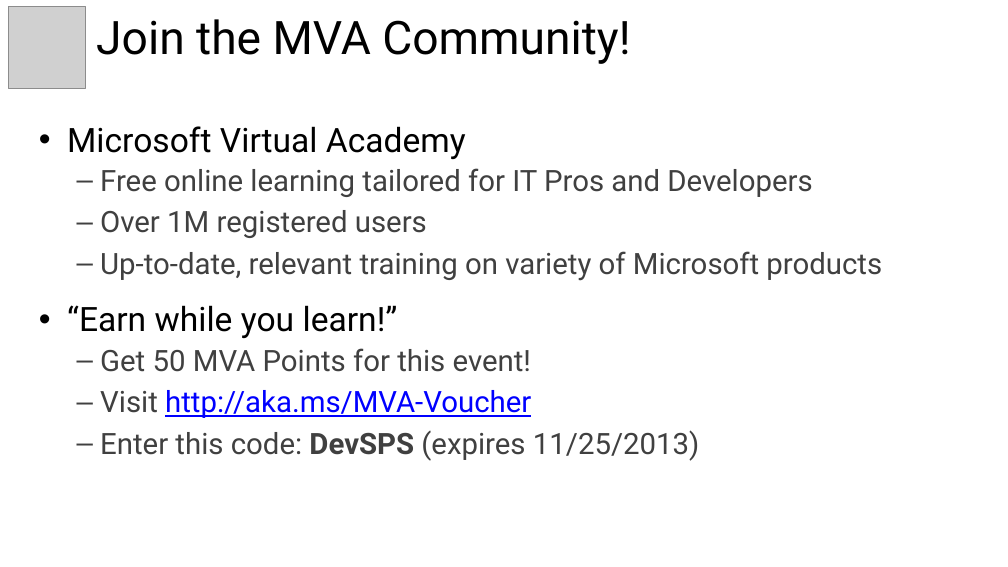
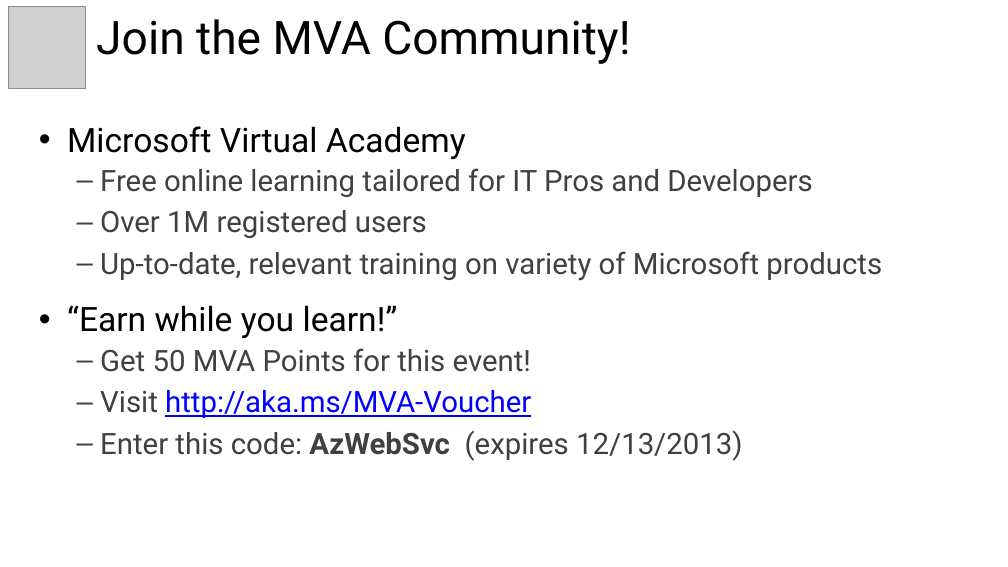
Before and after one commit to BretStateham/MVAWebServicesAndAzure, a slide deck: slide 6 of 01-WCFServices/01-WCFServices.pptx. Drawn at 1008x567 pixels with LibreOffice and Linux fonts; fonts in the diff are those of the drawing; grey boxes stand for pictures. Boxes give left, top, right and bottom in pixels: in the first picture for what was removed or moved away, otherwise in the second. Text is boxed around its words. In the diff, an @@ line names an element or a change of style, - is before the commit and + after.

```diff
--- a/01-WCFServices/01-WCFServices.pptx
+++ b/01-WCFServices/01-WCFServices.pptx
@@ text at (100,430,743,461): text changed @@
-  – Enter this code: DevSPS (expires 11/25/2013)
+  – Enter this code: AzWebSvc (expires 12/13/2013)
```
Also in this commit, not shown: 2 other slides changed, 1 slide removed.
